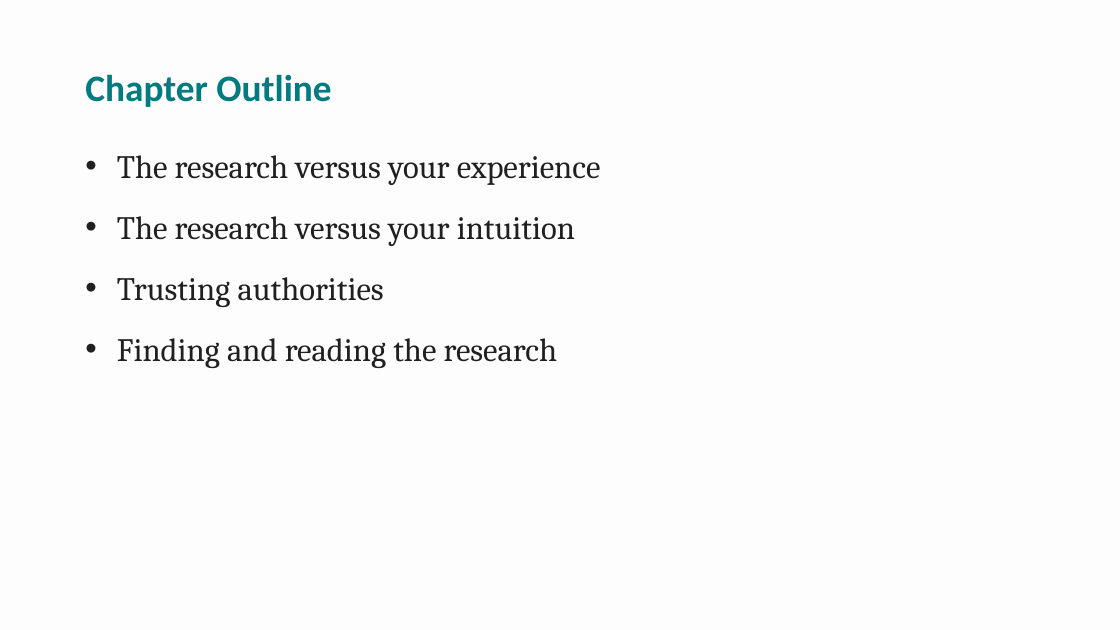
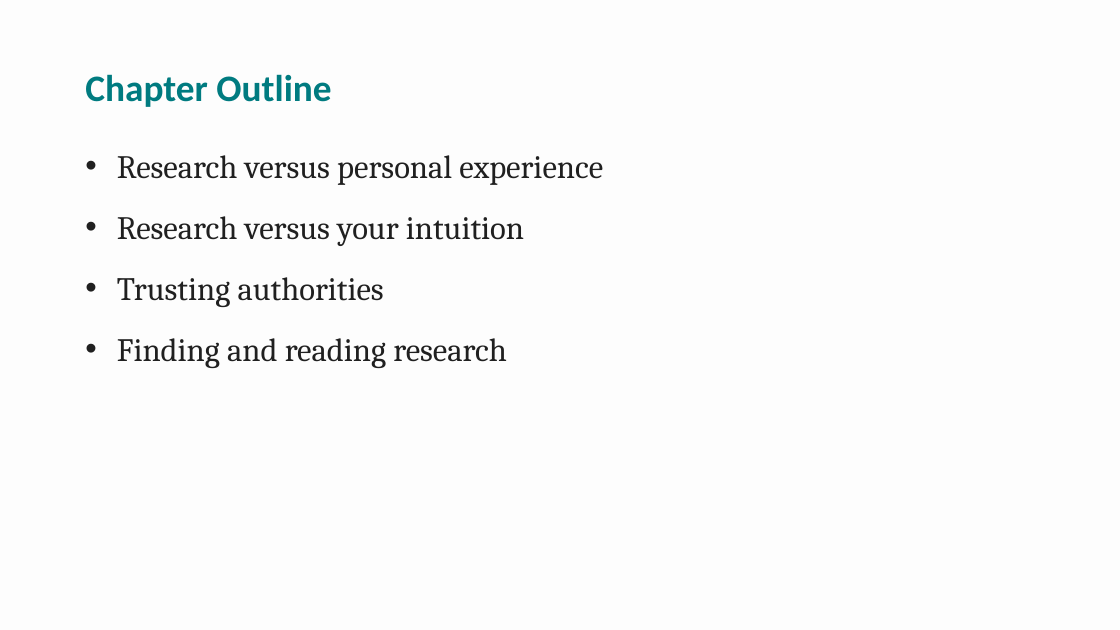
Before and after one commit to npm27/Teaching-Materials, a slide deck: slide 2 of Research Methods/Spring 26/Slides/2 Chapter 2.pptx. Drawn at 1120x630 pixels with LibreOffice and Linux fonts; fonts in the diff are those of the drawing. Boxes give left, top, right and bottom in pixels: in the first picture for what was removed or moved away, otherwise in the second. Text is boxed around its words. In the diff, an @@ line names an element or a change of style, - is before the commit and + after.

```diff
--- a/Research Methods/Spring 26/Slides/2 Chapter 2.pptx
+++ b/Research Methods/Spring 26/Slides/2 Chapter 2.pptx
@@ text at (117, 155, 603, 246): text changed @@
-• The research versus your experience
-• The research versus your intuition
+• Research versus personal experience
+• Research versus your intuition
@@ text at (117, 338, 507, 368): text changed @@
-• Finding and reading the research
+• Finding and reading research
```
Also in this commit, not shown: 4 other slides changed, 1 slide added, 6 slides removed, 40 other files.
